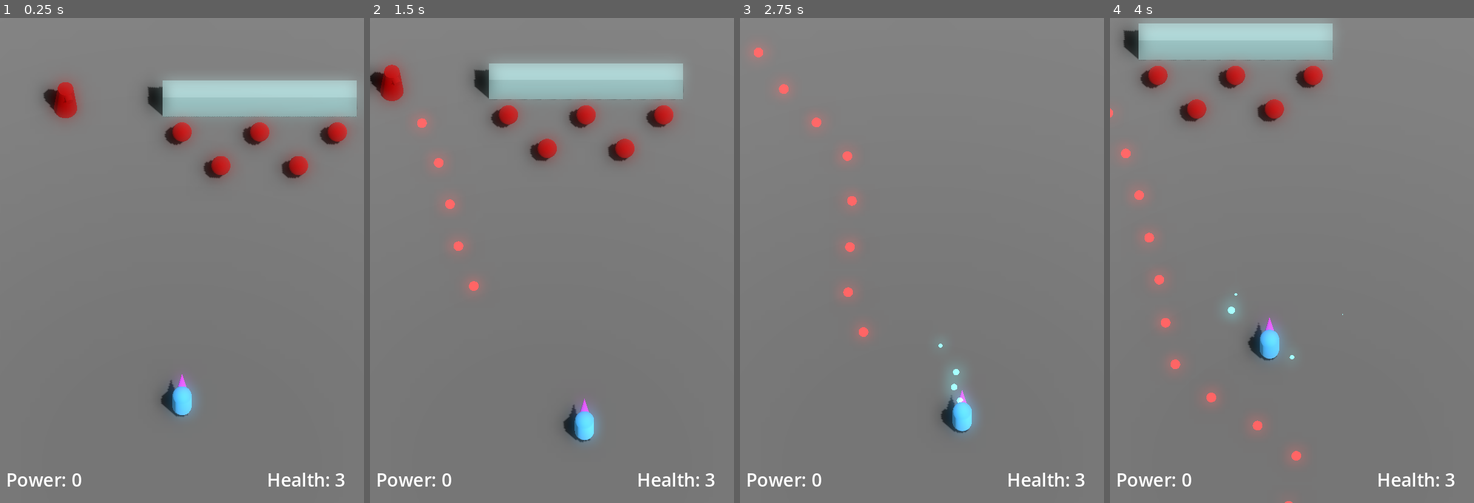
Above: before the commit, frames 1-4 (left to right).
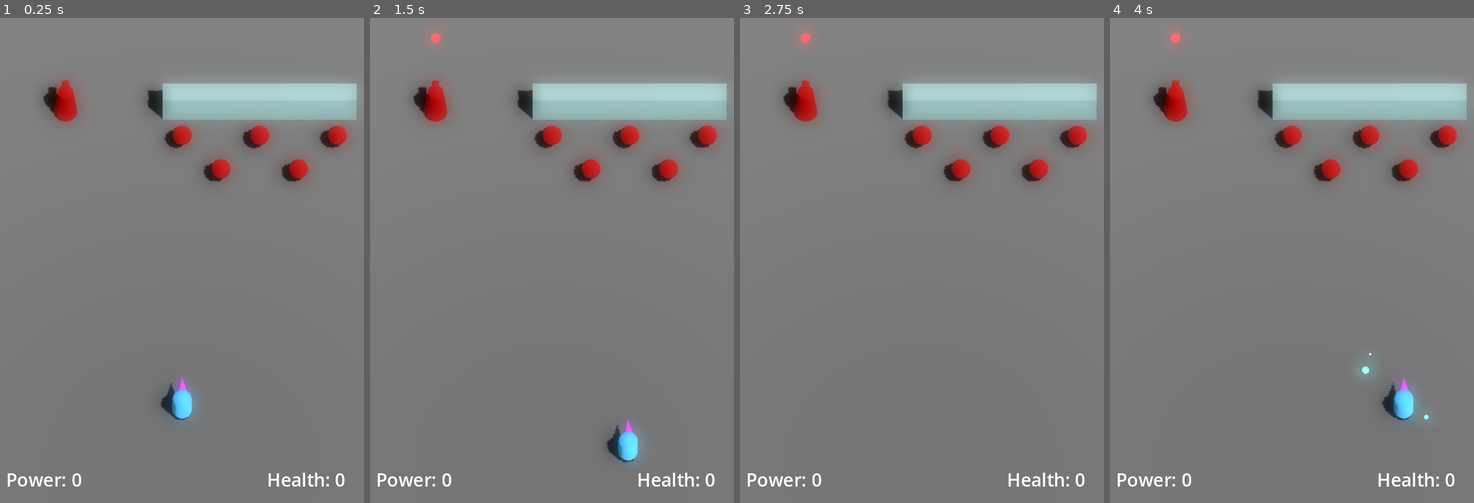
Above: after the commit, the same moments.

Repository: JackEvans24/bullet-absorb
Game: Godot game, scene res://scenes/main.tscn
The game is run twice, just before and just after one commit, with the same random seed, the same clock (stepped at 60 frames per second) and the same inputs.
Inputs:
- Up to frame 1 (0.25 s): no input
- Up to frame 2 (1.5 s): hold Right (move_right) 0.53-1.28 s; hold K (absorb) 0.53-1.28 s; hold Down (move_back) from 1.28 s (still down); tap J (fire) at 1.35 s
- Up to frame 3 (2.75 s): release Down (move_back) at 2.03 s; hold Right (move_right) from 2.03 s (still down); hold K (absorb) from 2.03 s (still down)
- Up to frame 4 (4 s): release Right (move_right) at 2.78 s; release K (absorb) at 2.78 s; hold Up (move_forward) 2.78-3.53 s; tap J (fire) at 2.85 s; hold Left (move_left) from 3.53 s (still down); hold K (absorb) from 3.53 s (still down)

The runs differ from the first frame. In frame 1, 1.8% of the frame differs, in the area x 12-98%, y 12-97%; in frame 2, 11%; in frame 3, 7.6%; in frame 4, 13%, in the area x 0-98%, y 0-100%.
Error after the commit: Invalid assignment of property or key 'target' with value of type 'Node3D' on a base object of type 'null instance'. (res://scripts/main.gd:9)

Commit message:
refactor: move cameras to scene

Diff:
--- /dev/null
+++ b/prefabs/cameras.tscn
@@ -0,0 +1,43 @@
+[gd_scene load_steps=4 format=3 uid="uid://cl1dul38xrvt2"]
+
+[ext_resource type="Script" path="res://scripts/mechanics/smooth_follow_target.gd" id="1_cm6mc"]
+
+[sub_resource type="StandardMaterial3D" id="StandardMaterial3D_85wj3"]
+albedo_color = Color(1, 0.583333, 0, 1)
+
+[sub_resource type="CylinderMesh" id="CylinderMesh_ugq1f"]
+material = SubResource("StandardMaterial3D_85wj3")
+
+[node name="Cameras" type="Node3D"]
+transform = Transform3D(1, 0, 0, 0, 1, 0, 0, 0, 1, 0, 1, 0)
+script = ExtResource("1_cm6mc")
+max_speed = 30.0
+min_speed = 10.0
+dampening = 0.05
+
+[node name="PlayerCamera" type="Camera3D" parent="."]
+transform = Transform3D(1, 0, 0, 0, 0.5, 0.866025, 0, -0.866025, 0.5, 0, 20, 8)
+projection = 1
+current = true
+size = 25.0
+far = 200.0
+
+[node name="CameraPoles" type="Node3D" parent="PlayerCamera"]
+transform = Transform3D(1, 0, 0, 0, 0.5, -0.866025, 0, 0.866025, 0.5, 0, -3.0718, -21.3205)
+visible = false
+
+[node name="Pole1" type="MeshInstance3D" parent="PlayerCamera/CameraPoles"]
+transform = Transform3D(1, 0, 0, 0, 1, 0, 0, 0, 1, -10, 0, -18)
+mesh = SubResource("CylinderMesh_ugq1f")
+
+[node name="Pole2" type="MeshInstance3D" parent="PlayerCamera/CameraPoles"]
+transform = Transform3D(1, 0, 0, 0, 1, 0, 0, 0, 1, -10, 0, 11)
+mesh = SubResource("CylinderMesh_ugq1f")
+
+[node name="Pole3" type="MeshInstance3D" parent="PlayerCamera/CameraPoles"]
+transform = Transform3D(1, 0, 0, 0, 1, 0, 0, 0, 1, 10, 0, -18)
+mesh = SubResource("CylinderMesh_ugq1f")
+
+[node name="Pole4" type="MeshInstance3D" parent="PlayerCamera/CameraPoles"]
+transform = Transform3D(1, 0, 0, 0, 1, 0, 0, 0, 1, 10, 0, 11)
+mesh = SubResource("CylinderMesh_ugq1f")
--- a/scenes/main.tscn
+++ b/scenes/main.tscn
@@ -1,12 +1,12 @@
-[gd_scene load_steps=16 format=3 uid="uid://ccgpc6v5lruew"]
+[gd_scene load_steps=14 format=3 uid="uid://ccgpc6v5lruew"]
 
 [ext_resource type="PackedScene" uid="uid://c3tj0pdcum4wd" path="res://prefabs/player.tscn" id="1_e5x1h"]
 [ext_resource type="Script" path="res://scripts/main.gd" id="1_rtjol"]
 [ext_resource type="PackedScene" uid="uid://bhxrs6pph350t" path="res://scenes/hud.tscn" id="2_bqahq"]
 [ext_resource type="Material" uid="uid://gclpf2kqyelh" path="res://materials/wall.tres" id="2_hxwft"]
+[ext_resource type="PackedScene" uid="uid://cl1dul38xrvt2" path="res://prefabs/cameras.tscn" id="4_nws0m"]
 [ext_resource type="PackedScene" uid="uid://c3ytmjd7pe4pg" path="res://prefabs/enemies/enemy.tscn" id="5_4wclf"]
 [ext_resource type="PackedScene" uid="uid://wfijrpbc1nxm" path="res://prefabs/enemies/turret.tscn" id="6_nrrgo"]
-[ext_resource type="Script" path="res://scripts/mechanics/smooth_follow_target.gd" id="7_haer2"]
 
 [sub_resource type="StandardMaterial3D" id="StandardMaterial3D_r1hrq"]
 metallic = 1.0
@@ -33,12 +33,6 @@
 [sub_resource type="BoxMesh" id="BoxMesh_ughhm"]
 material = ExtResource("2_hxwft")
 size = Vector3(10, 2, 1)
-
-[sub_resource type="StandardMaterial3D" id="StandardMaterial3D_85wj3"]
-albedo_color = Color(1, 0.583333, 0, 1)
-
-[sub_resource type="CylinderMesh" id="CylinderMesh_ugq1f"]
-material = SubResource("StandardMaterial3D_85wj3")
 
 [node name="Main" type="Node"]
 script = ExtResource("1_rtjol")
@@ -77,39 +71,7 @@
 
 [node name="HUD" parent="." instance=ExtResource("2_bqahq")]
 
-[node name="FollowPlayer" type="Node3D" parent="."]
-transform = Transform3D(1, 0, 0, 0, 1, 0, 0, 0, 1, 0, 1, 0)
-script = ExtResource("7_haer2")
-max_speed = 30.0
-min_speed = 10.0
-dampening = 0.05
-
-[node name="PlayerCamera" type="Camera3D" parent="FollowPlayer"]
-transform = Transform3D(1, 0, 0, 0, 0.5, 0.866025, 0, -0.866025, 0.5, 0, 20, 8)
-projection = 1
-current = true
-size = 25.0
-far = 200.0
-
-[node name="CameraPoles" type="Node3D" parent="FollowPlayer/PlayerCamera"]
-transform = Transform3D(1, 0, 0, 0, 0.5, -0.866025, 0, 0.866025, 0.5, 0, -3.0718, -21.3205)
-visible = false
-
-[node name="Pole1" type="MeshInstance3D" parent="FollowPlayer/PlayerCamera/CameraPoles"]
-transform = Transform3D(1, 0, 0, 0, 1, 0, 0, 0, 1, -10, 0, -18)
-mesh = SubResource("CylinderMesh_ugq1f")
-
-[node name="Pole2" type="MeshInstance3D" parent="FollowPlayer/PlayerCamera/CameraPoles"]
-transform = Transform3D(1, 0, 0, 0, 1, 0, 0, 0, 1, -10, 0, 11)
-mesh = SubResource("CylinderMesh_ugq1f")
-
-[node name="Pole3" type="MeshInstance3D" parent="FollowPlayer/PlayerCamera/CameraPoles"]
-transform = Transform3D(1, 0, 0, 0, 1, 0, 0, 0, 1, 10, 0, -18)
-mesh = SubResource("CylinderMesh_ugq1f")
-
-[node name="Pole4" type="MeshInstance3D" parent="FollowPlayer/PlayerCamera/CameraPoles"]
-transform = Transform3D(1, 0, 0, 0, 1, 0, 0, 0, 1, 10, 0, 11)
-mesh = SubResource("CylinderMesh_ugq1f")
+[node name="Cameras" parent="." instance=ExtResource("4_nws0m")]
 
 [node name="Player" parent="." instance=ExtResource("1_e5x1h")]
 transform = Transform3D(1, 0, 0, 0, 1, 0, 0, 0, 1, 0, 1, 5)
